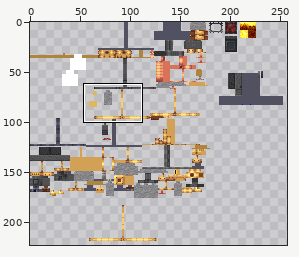
Sprite sheet: src/main/resources/assets/cgs/textures/guns/gatling/gatling.png. The first picture is a wide view before the edit; the outline marks the close-up.
Close-up. Earlier state:
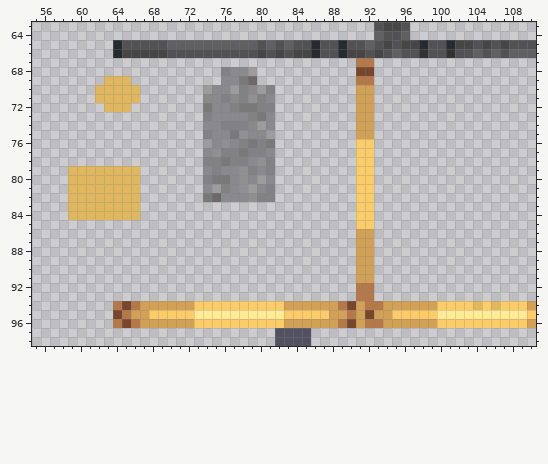
The file is 512x512 pixels. Colours within 5 levels of each other are drawn and written as one. Shown: x 55..110, y 63..98. The wide view leaves out empty margins.
New version:
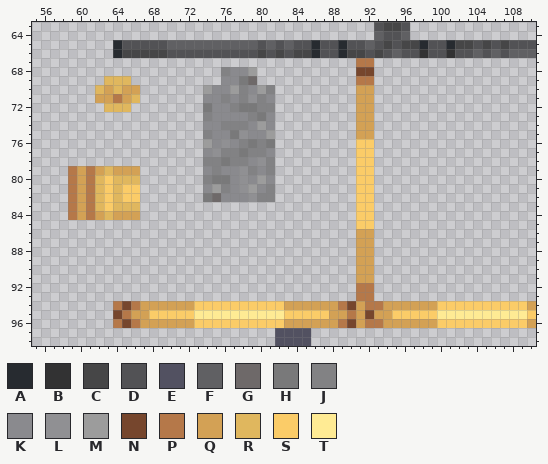
Palette (. is transparent): A #272b30  B #323233  C #464647  D #525255  E #525161  F #606063  G #6e6969  H #79797a  J #828284  K #8a8a8e  L #909093  M #9c9c9c  N #76462d  P #b57849  Q #d3a155  R #e0b75e  S #fbcc68  T #ffeb94
Difference:
@@ x 60..68 @@
 69 ...RRR...
-70 ..RRRRR..
-71 ..RRRRR..
+70 ..RQRQQ..
+71 ..QQPQR..
 72 ...RRR...
@@ x 57..68 @@
 78 ............
-79 ..RRRRRRRR..
-80 ..RRRRRRRR..
-81 ..RRRRRRRR..
-82 ..RRRRRRRR..
-83 ..RRRRRRRR..
-84 ..RRRRRRRR..
+79 ..PQPQRQQQ..
+80 ..PQPRSRRR..
+81 ..PQPRSRSS..
+82 ..PQPRSRSS..
+83 ..PQPRSRRR..
+84 ..PQPQRQQQ..
 85 ............
@@ x 102..108 @@
 93 .......
-94 SSRSRSS
+94 SSSSSSS
 95 TTTTTTT
Pixel boxes of the changes (left, top, right, bottom) in both close-ups:
changed: (95, 85, 140, 103)
changed: (68, 166, 140, 220)
changed: (473, 301, 500, 310)
